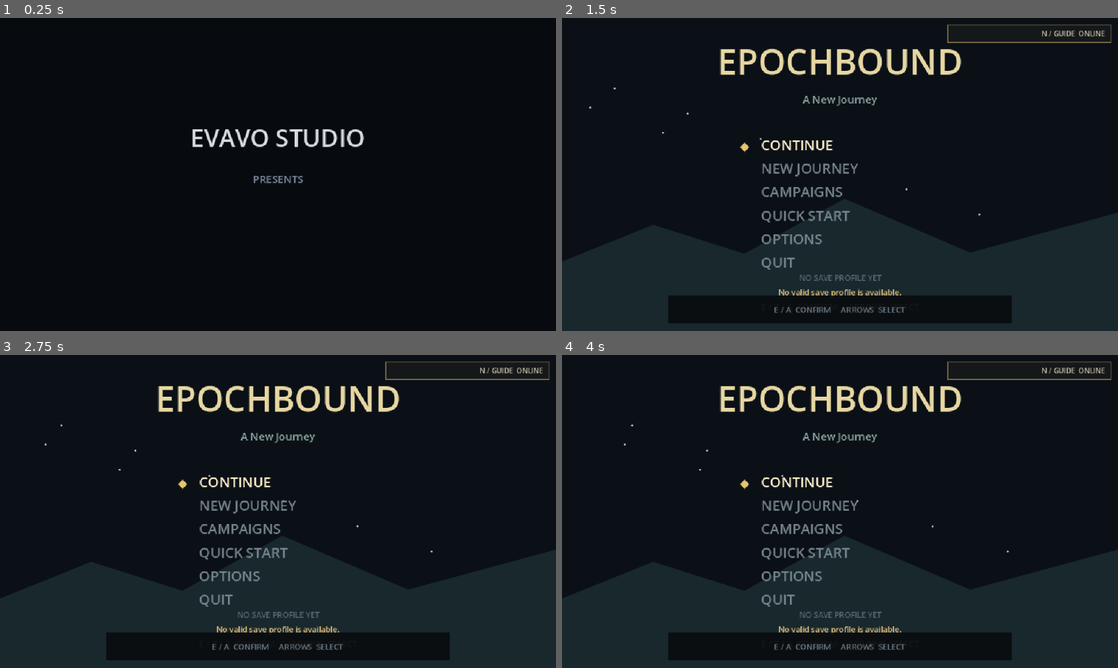
Above: before the commit, frames 1-4 (two rows, left to right).
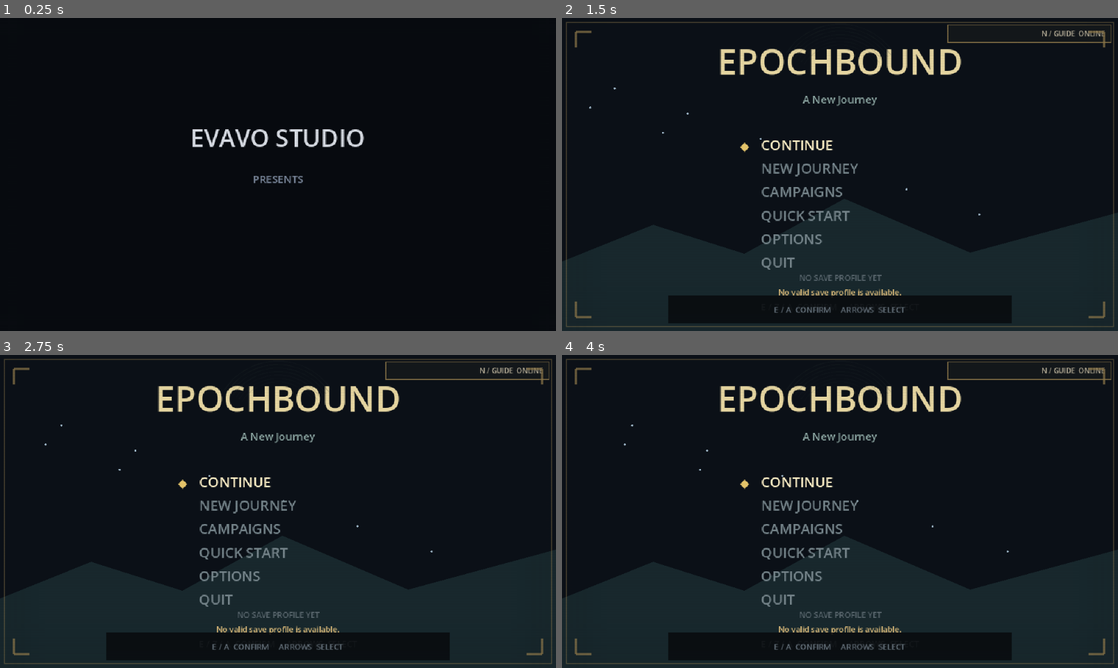
Above: after the commit, the same moments.

Repository: EVAVO-STUDIO/epochbound
Game: Godot game, scene res://src/app.tscn
The game is run twice, just before and just after one commit, with the same random seed, the same clock (stepped at 60 frames per second) and the same inputs.
Inputs (mouse positions are in pixels of both pictures, inside the frame that each line leads up to):
- Up to frame 1 (0.25 s): no input
- Up to frame 2 (1.5 s): tap Enter (ui_accept) at 0.5, 0.77, 1.25 s; move the mouse to (962, 158) at 0.52 s; hold D (move_right) 0.53-1.25 s; tap E (interact) at 0.6 s; click (962, 158) at 0.67 s; drag from (728, 190) to (812, 237) at 1.27 s
- Up to frame 3 (2.75 s): move the mouse to (333, 442) at 2.02 s; hold D (move_right) from 2.03 s (still down); tap R (companion_command) at 2.1 s; tap E (interact) at 2.3 s
- Up to frame 4 (4 s): release D (move_right) at 2.75 s; drag from (812, 574) to (673, 464) at 2.77 s; move the mouse to (1006, 558) at 3.52 s; hold A (move_left) from 3.53 s (still down); tap Q (era_shift) at 3.6 s; tap Enter (ui_accept) at 3.77 s; tap E (interact) at 3.8 s

The runs differ from the first frame. In frame 2, 0.9% of the frame differs, in the area x 0-100%, y 1-99%; in frame 3, 0.9%; in frame 4, 0.9%.
Error before the commit: Parse Error: Could not resolve class "res://src/environment_animation_overlay.gd". (res://src/combat_readability_overlay.gd:1)

Commit message:
fix: type environment pulse vectors explicitly

Diff:
--- a/src/environment_animation_overlay.gd
+++ b/src/environment_animation_overlay.gd
@@ -332,14 +332,15 @@
 		return
 	var position_value: Variant = context_prompt.get("position", Vector2.ZERO)
 	var world_position: Vector2 = position_value if position_value is Vector2 else Vector2.ZERO
-	var position := world_to_screen(world_position)
+	var position: Vector2 = world_to_screen(world_position)
 	var enabled := bool(context_prompt.get("enabled", true))
 	var color := profile_color("accent", "d49a45") if enabled else profile_color("danger", "b94d45")
 	var pulse := 10.0 + sin(environment_clock * 5.0) * 2.0
 	var alpha := context_prompt_alpha * (0.48 if enabled else 0.62)
 	draw_arc(position, pulse, 0.0, TAU, 20, Color(color, alpha), 1.0)
-	for direction in [Vector2.UP, Vector2.RIGHT, Vector2.DOWN, Vector2.LEFT]:
-		var start := position + direction * (pulse + 2.0)
+	for direction_value in [Vector2.UP, Vector2.RIGHT, Vector2.DOWN, Vector2.LEFT]:
+		var direction: Vector2 = direction_value
+		var start: Vector2 = position + direction * (pulse + 2.0)
 		draw_line(start, start + direction * 3.0, Color(color, alpha), 1.0)
 
 
